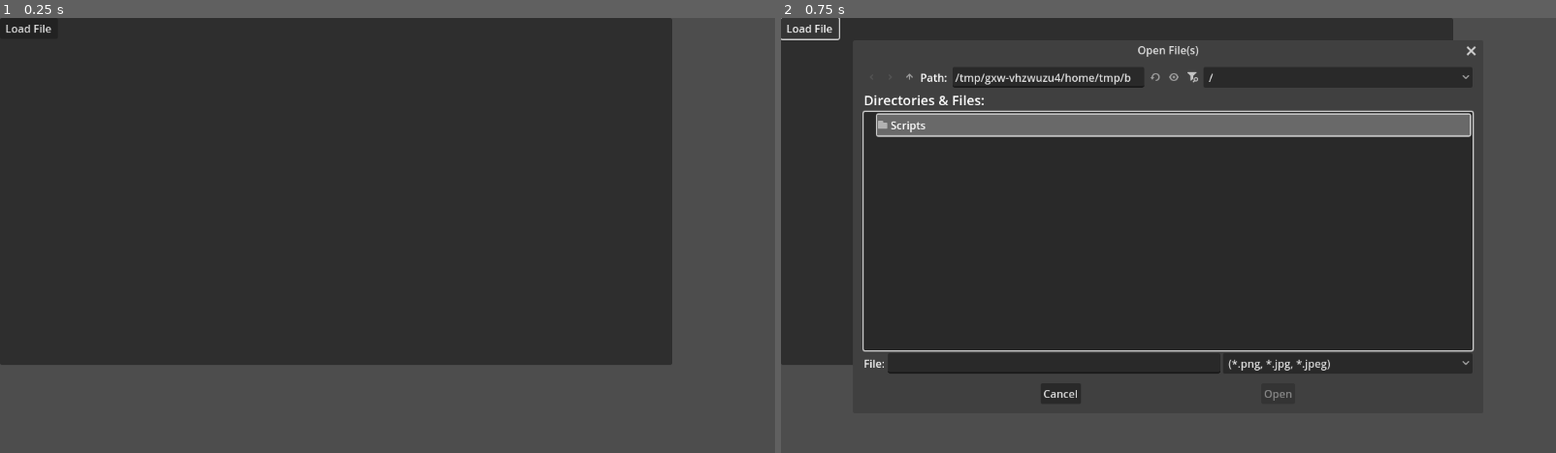
Above: before the commit, frames 1-2 (left to right).
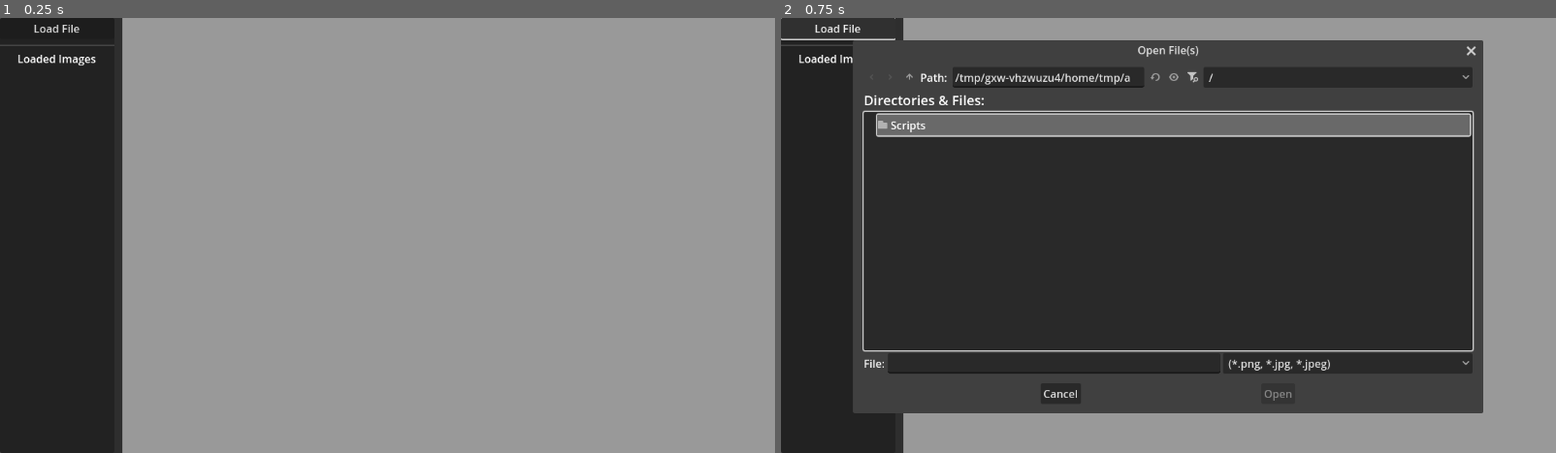
Above: after the commit, the same moments.

Repository: IsaacJCarnes/TilemapCompiler
Game: Godot game, scene res://Main.tscn
The game is run twice, just before and just after one commit, with the same random seed, the same clock (stepped at 60 frames per second) and the same inputs. The project has no main scene, so this scene is started directly.
Inputs:
- Up to frame 1 (0.25 s): no input
- Up to frame 2 (0.75 s): click "Load File" at 0.5 s

The runs differ from the first frame. In frame 1, 88% of the frame differs, in the area x 0-100%, y 0-100%; in frame 2, 23%.

Commit message:
Added label and image ui

Diff:
--- a/Main.tscn
+++ b/Main.tscn
@@ -1,7 +1,11 @@
-[gd_scene load_steps=3 format=3 uid="uid://dvjh0x2fus1f7"]
+[gd_scene load_steps=6 format=3 uid="uid://dvjh0x2fus1f7"]
 
 [ext_resource type="Script" uid="uid://b3fcuvsp6bitn" path="res://Scripts/file_path_manager.gd" id="1_glv2v"]
+[ext_resource type="Script" uid="uid://cqhseuwwtyopi" path="res://Scripts/label_generator.gd" id="2_cm0pq"]
+[ext_resource type="Script" uid="uid://xuwal1onbglt" path="res://Scripts/display_images.gd" id="2_r0du0"]
 [ext_resource type="Script" uid="uid://fqw511hrtbcw" path="res://Scripts/file_saver.gd" id="2_uu6xs"]
+
+[sub_resource type="StyleBoxFlat" id="StyleBoxFlat_cm0pq"]
 
 [node name="Control" type="Control"]
 layout_mode = 3
@@ -11,23 +15,61 @@
 grow_horizontal = 2
 grow_vertical = 2
 
-[node name="Panel" type="Panel" parent="." node_paths=PackedStringArray("fileSystem")]
-layout_mode = 0
-offset_right = 999.0
-offset_bottom = 517.0
+[node name="Main" type="Panel" parent="."]
+layout_mode = 1
+anchors_preset = 15
+anchor_right = 1.0
+anchor_bottom = 1.0
+grow_horizontal = 2
+grow_vertical = 2
+
+[node name="SplitContainer" type="SplitContainer" parent="Main"]
+layout_mode = 1
+anchors_preset = 15
+anchor_right = 1.0
+anchor_bottom = 1.0
+grow_horizontal = 2
+grow_vertical = 2
+split_offset = 170
+dragging_enabled = false
+
+[node name="Side Panel" type="Panel" parent="Main/SplitContainer" node_paths=PackedStringArray("fileSystem", "contentLoader")]
+clip_contents = true
+layout_mode = 2
 script = ExtResource("1_glv2v")
-fileSystem = NodePath("../FileSaving")
+fileSystem = NodePath("../../../Scripts/FileSystem")
+contentLoader = NodePath("../Content Panel")
 
-[node name="VBoxContainer" type="VBoxContainer" parent="Panel"]
-layout_mode = 0
-offset_right = 86.0
-offset_bottom = 101.0
+[node name="VBoxContainer" type="VBoxContainer" parent="Main/SplitContainer/Side Panel"]
+layout_mode = 1
+anchors_preset = -1
+anchor_right = 1.0
+anchor_bottom = 1.0
+grow_horizontal = 2
+grow_vertical = 2
 
-[node name="LoadButton" type="Button" parent="Panel/VBoxContainer"]
+[node name="ButtonContainer" type="VBoxContainer" parent="Main/SplitContainer/Side Panel/VBoxContainer"]
+layout_mode = 2
+
+[node name="LoadButton" type="Button" parent="Main/SplitContainer/Side Panel/VBoxContainer/ButtonContainer"]
 layout_mode = 2
 text = "Load File"
 
-[node name="LoadFileDialog" type="FileDialog" parent="Panel"]
+[node name="HSeparator" type="HSeparator" parent="Main/SplitContainer/Side Panel/VBoxContainer"]
+layout_mode = 2
+theme_override_constants/separation = 10
+
+[node name="Label" type="Label" parent="Main/SplitContainer/Side Panel/VBoxContainer"]
+layout_mode = 2
+text = "Loaded Images"
+horizontal_alignment = 1
+
+[node name="ImagesLabelContainer" type="VBoxContainer" parent="Main/SplitContainer/Side Panel/VBoxContainer" node_paths=PackedStringArray("file_system")]
+layout_mode = 2
+script = ExtResource("2_cm0pq")
+file_system = NodePath("../../../../../Scripts/FileSystem")
+
+[node name="LoadFileDialog" type="FileDialog" parent="Main/SplitContainer/Side Panel"]
 title = "Open File(s)"
 initial_position = 1
 ok_button_text = "Open"
@@ -36,6 +78,22 @@
 filters = PackedStringArray("*.png, *.jpg, *.jpeg")
 use_native_dialog = true
 
-[node name="FileSaving" type="Node" parent="."]
+[node name="Content Panel" type="Panel" parent="Main/SplitContainer" node_paths=PackedStringArray("file_system")]
+layout_mode = 2
+theme_override_styles/panel = SubResource("StyleBoxFlat_cm0pq")
+script = ExtResource("2_r0du0")
+file_system = NodePath("../../../Scripts/FileSystem")
+
+[node name="GridContainer" type="GridContainer" parent="Main/SplitContainer/Content Panel"]
+layout_mode = 0
+offset_right = 40.0
+offset_bottom = 40.0
+theme_override_constants/h_separation = 0
+theme_override_constants/v_separation = 0
+columns = 3
+
+[node name="Scripts" type="Node" parent="."]
+
+[node name="FileSystem" type="Node" parent="Scripts"]
 script = ExtResource("2_uu6xs")
 TargetDocumentName = "FilePaths.txt"
--- /dev/null
+++ b/Scripts/display_images.gd
@@ -0,0 +1,28 @@
+extends Panel
+
+@export var file_system:Node
+
+@export var tileXSize:int = 512
+@export var tileYZSize:int = 512
+
+@export var currentScale:float = 0.25
+
+@onready var grid = $GridContainer
+
+func _ready():
+	grid.scale =  Vector2(currentScale, currentScale)
+	file_system.has_loaded.connect(load_images)
+
+func load_images():
+	for child in grid.get_children():
+		child.queue_free()
+
+	for filePath in file_system.get_content():
+		var image = Image.load_from_file(filePath)
+		var texture = ImageTexture.create_from_image(image)
+		var texRect:TextureRect = TextureRect.new()
+		texRect.scale = Vector2(currentScale, currentScale)
+		texRect.size = Vector2(tileXSize * currentScale, tileYZSize * currentScale)
+		texRect.texture = texture
+		grid.add_child(texRect)
+		print(filePath)
--- a/Scripts/file_path_manager.gd
+++ b/Scripts/file_path_manager.gd
@@ -2,8 +2,10 @@
 extends Panel
 
 @export var fileSystem:Node
+@export var contentLoader:Panel
 
 @onready var LoadFileDialog = $LoadFileDialog
+@onready var LoadButton = $VBoxContainer/ButtonContainer/LoadButton
 @onready var RegexValidator = RegEx.new()
 
 # In this file, the word "silly" is used to make it obvious that the name is arbitrary.
@@ -13,18 +15,19 @@
 
 var pathList: Array[String]
 
-
 func _ready() -> void:
-	$VBoxContainer/LoadButton.pressed.connect(load_pressed)
+	print(OS.get_user_data_dir())
+	LoadButton.pressed.connect(load_pressed)
 	LoadFileDialog.files_selected.connect(load_file_selected)
 	RenderingServer.canvas_item_set_clip(get_canvas_item(), true)
 	RegexValidator.compile('^.*\\.(jpg|png|jpeg)$')
-	if fileSystem.load_content():
-		pathList.assign(str_to_var(fileSystem.load_content()))
-		print(pathList)
+	fileSystem.has_loaded.connect(assign_pathlist)
 
 func load_pressed() -> void:
 	LoadFileDialog.popup_centered_ratio()
+
+func assign_pathlist():
+	pathList.assign(fileSystem.get_content())
 
 
 func load_file_selected(paths: PackedStringArray) -> bool:
--- a/Scripts/file_saver.gd
+++ b/Scripts/file_saver.gd
@@ -1,14 +1,26 @@
 extends Node
 @export var TargetDocumentName:String
+signal has_loaded
 
-func save_content(content):
+var savedContent:String
+
+func _ready():
+	load_content()
+
+func save_content(content:String):
 	var file = FileAccess.open("user://"+TargetDocumentName, FileAccess.WRITE)
 	file.store_string(content)
 	file = null
+	savedContent = content
+	emit_signal("has_loaded")
 
 func load_content():
 	var file = FileAccess.open("user://"+TargetDocumentName, FileAccess.READ)
 	if !file:
 		return null
 	var content = file.get_as_text()
-	return content
+	savedContent = content
+	emit_signal("has_loaded")
+
+func get_content():
+	return str_to_var(savedContent)
--- /dev/null
+++ b/Scripts/label_generator.gd
@@ -0,0 +1,35 @@
+extends VBoxContainer
+
+@export var file_system:Node
+
+var current_file_list:Array[String]
+
+func _ready():
+	file_system.has_loaded.connect(create_labels)
+
+func create_labels():
+	for child in get_children():
+		child.queue_free()
+	var i:int = 0
+	current_file_list = file_system.get_content()
+	for filePath:String in current_file_list:
+		var hSplit = HSplitContainer.new()
+		hSplit.split_offset = 125
+		hSplit.dragging_enabled = false
+
+		var label = Label.new()
+		label.text = filePath.get_slice("/", filePath.get_slice_count("/")-1)
+		label.size_flags_horizontal = Control.SIZE_SHRINK_END
+
+		var xButton = Button.new()
+		xButton.text = "X"
+		xButton.name = str(i)
+		hSplit.add_child(label)
+		hSplit.add_child(xButton)
+		add_child(hSplit)
+		xButton.pressed.connect(remove_item.bind(i))
+		i = i+1
+
+func remove_item(id):
+	current_file_list.remove_at(id)
+	file_system.save_content(var_to_str(current_file_list))
Not shown, added: Scripts/display_images.gd.uid
Not shown, added: Scripts/label_generator.gd.uid
